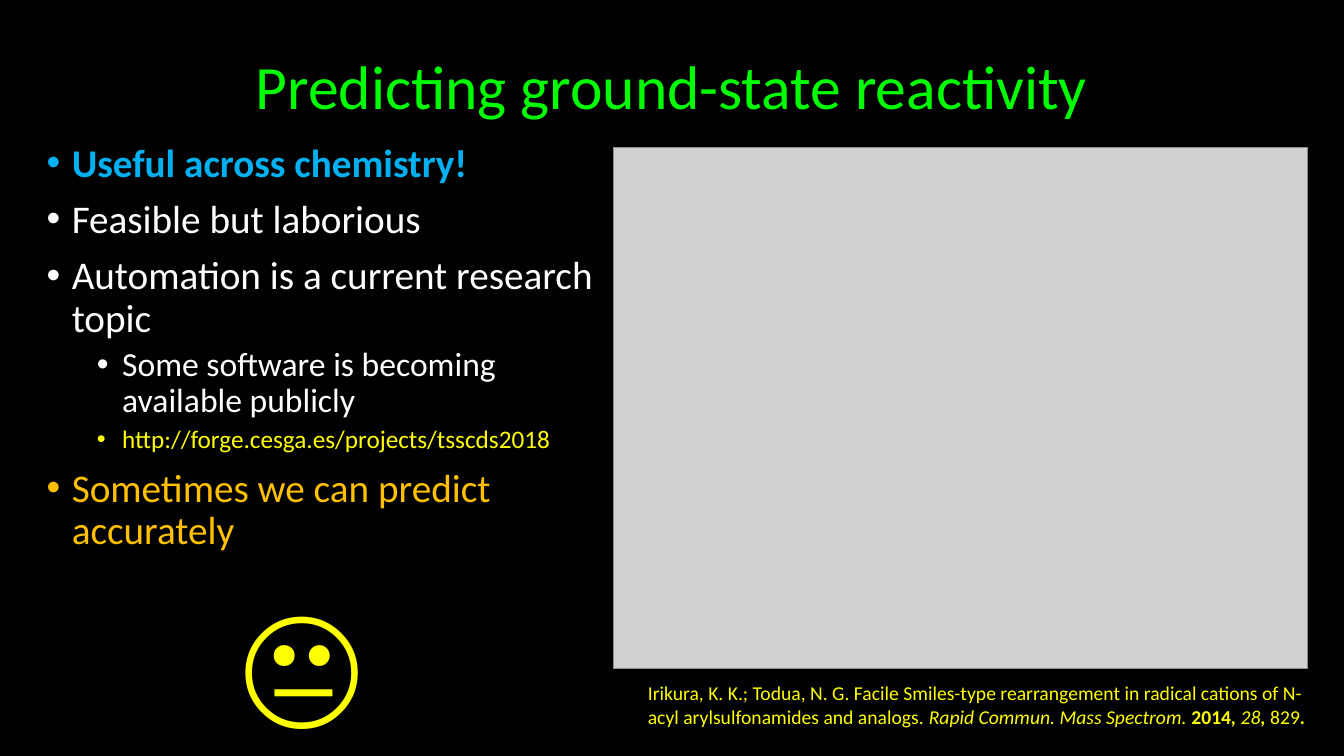
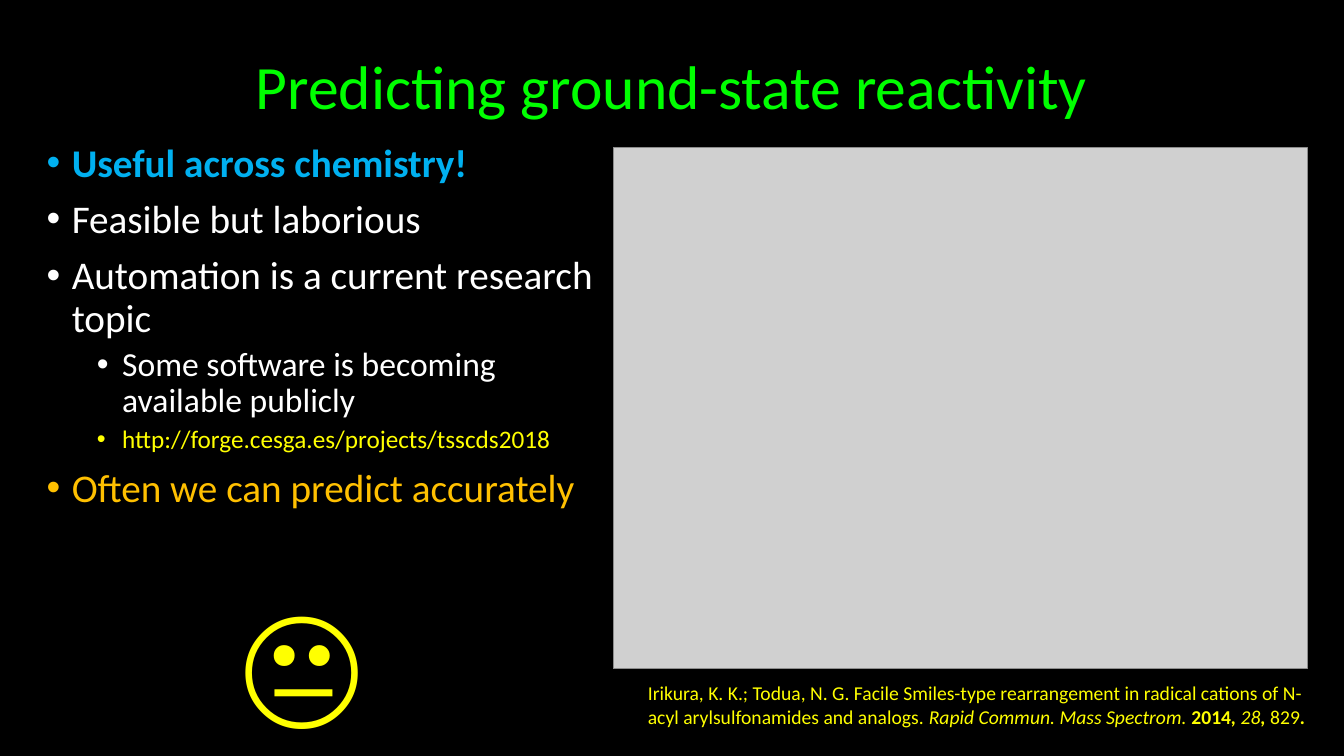
Before and after one commit to kkinist/ACS_Boston_2018, a slide deck: slide 17 of ACS_Boston_2018_Irikura.pptx. Drawn at 1344x756 pixels with LibreOffice and Linux fonts; fonts in the diff are those of the drawing; grey boxes stand for pictures. Boxes give left, top, right and bottom in pixels: in the first picture for what was removed or moved away, otherwise in the second. Text is boxed around its words. In the diff, an @@ line names an element or a change of style, - is before the commit and + after.

```diff
--- a/ACS_Boston_2018_Irikura.pptx
+++ b/ACS_Boston_2018_Irikura.pptx
@@ text at box(72, 474, 575, 509): text changed @@
-• Sometimes we can predict accurately
+• Often we can predict accurately
```
Also in this commit, not shown: 11 other slides changed, 1 other file.
